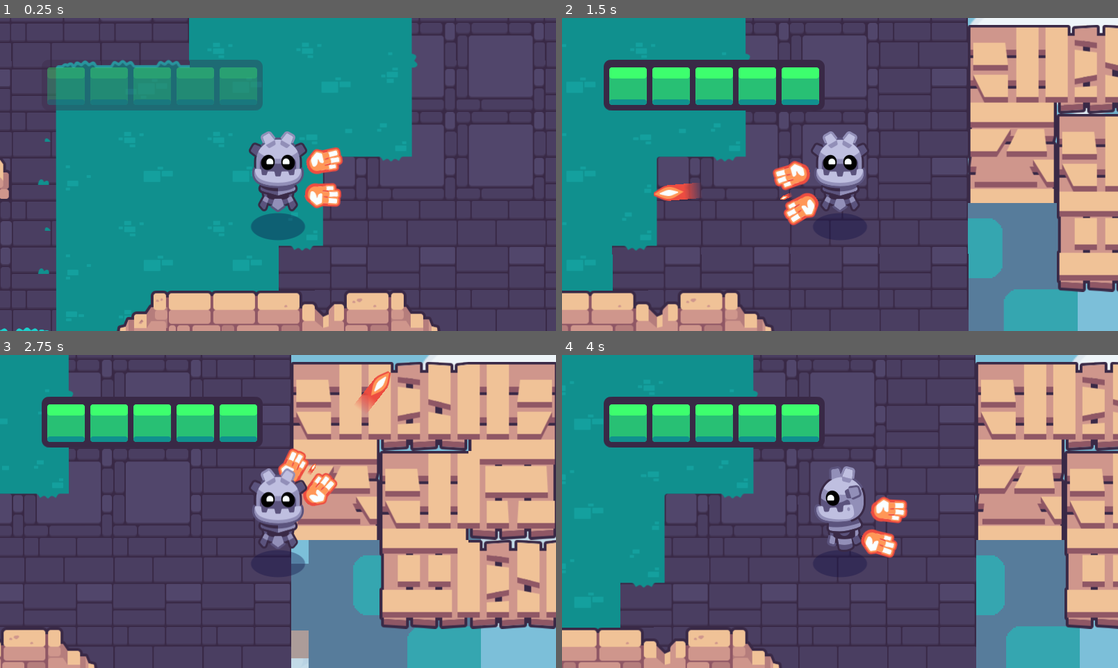
Above: before the commit, frames 1-4 (two rows, left to right).
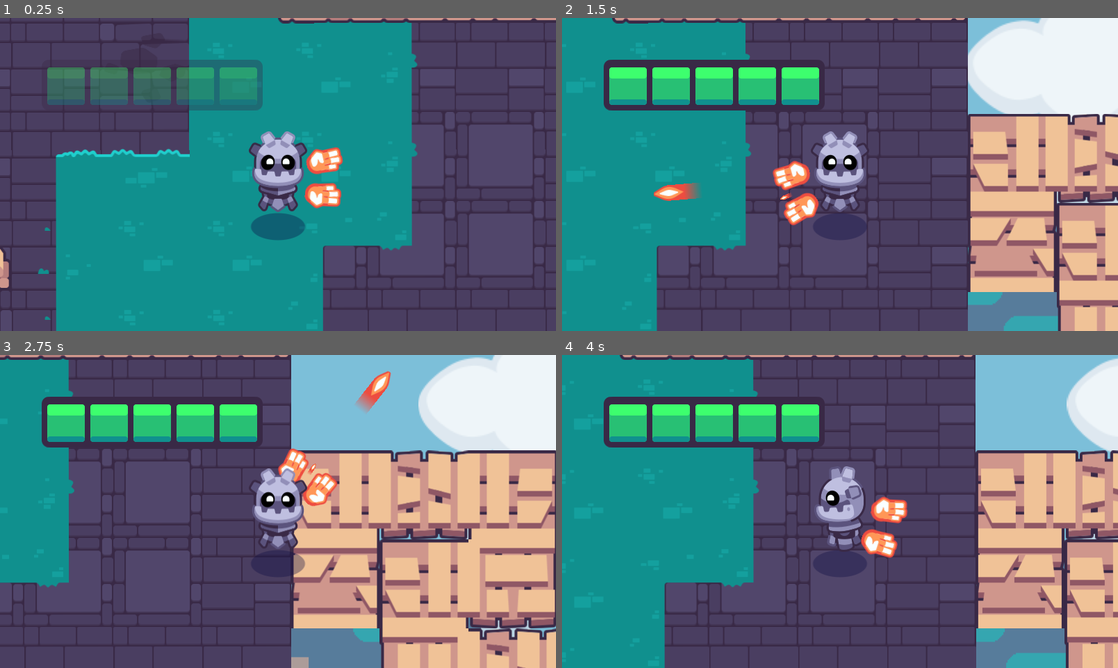
Above: after the commit, the same moments.

Repository: yaliu10/2d-GameDev-Course
Game: Godot game, scene res://start.tscn
Two runs of this game, one before a commit and one after it. Both use one fixed random seed, a clock stepped at 60 frames per second and the inputs below. This scene is started directly instead of the project's main scene. Sound files missing from this copy of the repository are replaced by a short silence.
Inputs (mouse positions are in pixels of both pictures, inside the frame that each line leads up to):
- Up to frame 1 (0.25 s): no input
- Up to frame 2 (1.5 s): tap Enter at 0.5 s; move the mouse to (962, 158) at 0.52 s; hold D (move_right) 0.53-1.25 s; hold Mouse wheel down (cycle_weapon_down) 0.53-1.25 s; click (962, 158) at 0.67 s; drag from (728, 190) to (812, 237) at 1.27 s
- Up to frame 3 (2.75 s): move the mouse to (333, 442) at 2.02 s; press the mouse at (333, 442) at 2.03 s; hold D (move_right) from 2.03 s (still down)
- Up to frame 4 (4 s): release D (move_right) at 2.75 s; release the mouse at (895, 442) at 2.75 s; drag from (812, 574) to (667, 627) at 2.77 s; move the mouse to (1006, 558) at 3.52 s; hold A (move_left) from 3.53 s (still down); hold Mouse wheel up (cycle_weapon_up) from 3.53 s (still down)

The runs differ from the first frame. In frame 1, 21% of the frame differs, in the area x 0-100%, y 0-100%; in frame 2, 32%; in frame 3, 39%; in frame 4, 32%.

Commit message:
Add Bridges

Diff:
--- a/02.getting-to-know-godot/start.tscn
+++ b/02.getting-to-know-godot/start.tscn
@@ -17,7 +17,7 @@
 tile_set = ExtResource("2_vnf5n")
 format = 2
 layer_0/name = "Bridges"
-layer_0/tile_data = PackedInt32Array(-524280, 327680, 1, -45 …(378 unchanged characters)…  -458740, 0, 1, -458739, 0, 0, -393203, 262144, 1, -196607, 65536, 0)
+layer_0/tile_data = PackedInt32Array(-524280, 327680, 1, -45 …(378 unchanged characters)…  -458740, 0, 1, -458739, 0, 0, -393203, 196608, 1, -196607, 65536, 0, -327667, 262144, 1, -589816, 262144, 1)
 metadata/_edit_lock_ = true
 
 [node name="InvisibleWalls" type="TileMap" parent="."]
@@ -28,7 +28,7 @@
 metadata/_edit_lock_ = true
 
 [node name="Player" parent="." instance=ExtResource("4_6kjro")]
-position = Vector2(-384, -128)
+position = Vector2(-384, -256)
 
 [node name="RoomA" parent="." instance=ExtResource("5_80mfv")]
 position = Vector2(-1280, -768)
Not shown, added: 02.getting-to-know-godot/godot_tours.log-facJXM
